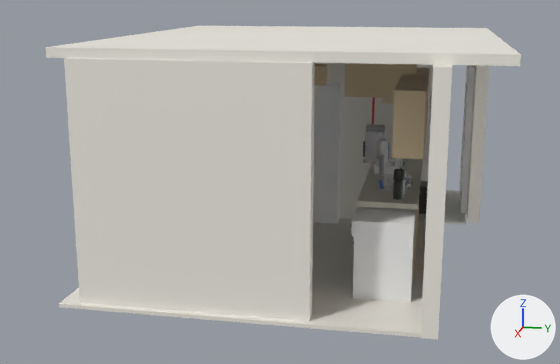
Two versions of the Blender file blend/scene0164_02.blend, one commit apart.
Rendered twice from a 50 mm camera at (10.69, 3.3, 3.12) aimed at (1.26, 1.41, 0.77). The axes (+X, +Y, +Z) are drawn at lower right. The lights are the same throughout. The first picture is the older version.

Script lines for the objects in view, before the commit:
```python
ob_cab_cornerr = bpy.data.objects.new('Cab_CornerR', me_cube_024)
ob_cab_cornerr.location = (3.15, 1.6, 0.44)
ob_ct_cornerr = bpy.data.objects.new('CT_CornerR', me_cube_025)
ob_ct_cornerr.location = (3.15, 1.6, 0.9)
ob_dw_body = bpy.data.objects.new('DW_Body', me_cube_053)
ob_dw_body.location = (2.75, 2.85, 0.42)
ob_floor = bpy.data.objects.new('Floor', me_cube)
ob_floor.location = (1.6, 1.5, -0.02)
ob_fridgebot = bpy.data.objects.new('FridgeBot', me_cube_057)
ob_fridgebot.location = (0.05, 1.7, 0.7)
ob_fridgetop = bpy.data.objects.new('FridgeTop', me_cube_056)
ob_fridgetop.location = (0.05, 1.7, 1.55)
ob_uc_fridge1 = bpy.data.objects.new('UC_Fridge1', me_cube_035)
ob_uc_fridge1.location = (0.15, 2.4, 2.05)
ob_uc_side = bpy.data.objects.new('UC_Side', me_cube_037)
ob_uc_side.location = (0.2, 1.5, 1.8)
ob_wall_openr = bpy.data.objects.new('Wall_OpenR', me_cube_009)
ob_wall_openr.location = (0.05, 2.4, 1.25)
# also in view: 'CT_Sink' at (1.85, 2.85, 0.9); 'Wall_HallL' at (-1.7, 2.0, 1.25); 'Wall_Sink' at (1.5, 3.35, 1.25); 'Door' at (-0.9, 3.78, 1.05); 'UC_SinkR' at (2.4, 3.05, 1.8)
```
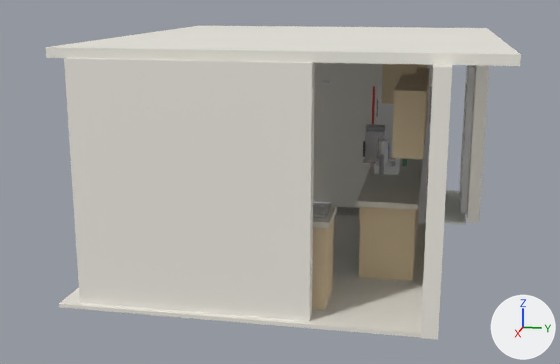
Location of each change, (x1, y1, x2, y2) in pixels of the pictures (560 x 364 px):
'Wall_OpenR', moved
    before: (328, 63, 394, 219)
    after: (331, 68, 383, 208)
'DW_Body', moved (not visible afterwards)
    before: (353, 207, 416, 302)
'FridgeBot', moved
    before: (313, 123, 341, 223)
    after: (377, 122, 430, 223)
'FridgeTop', moved
    before: (314, 84, 342, 138)
    after: (377, 80, 432, 138)
'Cab_CornerR', moved (not visible before)
    after: (312, 219, 334, 310)
'UC_Fridge1', moved (mostly hidden afterwards)
    before: (344, 63, 383, 98)
    after: (417, 64, 427, 68)
'SinkBasin', moved, turned
    before: (379, 175, 413, 190)
    after: (313, 205, 331, 218)
'UC_Side', deleted
    before: (314, 64, 328, 86)
'CT_CornerR', moved (not visible before)
    after: (313, 206, 337, 228)
'UtensilHolder', moved (not visible afterwards)
    before: (393, 180, 403, 200)
'KettleHandle', moved (not visible afterwards)
    before: (393, 169, 405, 181)
'Kettle', moved (not visible afterwards)
    before: (392, 179, 405, 196)
'FaucetNeck', moved (not visible afterwards)
    before: (404, 159, 408, 180)
'Cab_SinkR', unchanged, uncovered by the edit
    before: (413, 210, 417, 273)
    after: (359, 207, 417, 281)
'Wall_Left', unchanged, uncovered by the edit
    before: (315, 63, 328, 64)
    after: (313, 63, 333, 203)

The change, as a list of edits to the scene's bpy script:
```text
Change ob_wall_openr:
    ob_wall_openr.location: (0.05, 2.4, 1.25) -> (-0.543, 2.4, 1.25)
Change ob_cab_cornerr:
    ob_cab_cornerr.location: (3.15, 1.6, 0.44) -> (3.15, 1.864, 0.44)
Change ob_ct_cornerr:
    ob_ct_cornerr.location: (3.15, 1.6, 0.9) -> (3.15, 1.864, 0.9)
Change ob_uc_fridge1:
    ob_uc_fridge1.location: (0.15, 2.4, 2.05) -> (-0.147, 2.896, 2.05)
Remove ob_uc_side:
    ob_uc_side = bpy.data.objects.new('UC_Side', me_cube_037)
    ob_uc_side.location = (0.2, 1.5, 1.8)
Change ob_dw_body:
    ob_dw_body.location: (2.75, 2.85, 0.42) -> (3.108, 1.075, 0.42)
Change ob_fridgetop:
    ob_fridgetop.location: (0.05, 1.7, 1.55) -> (-0.192, 2.894, 1.55)
Change ob_fridgebot:
    ob_fridgebot.location: (0.05, 1.7, 0.7) -> (-0.192, 2.894, 0.7)
Change ob_sinkbasin:
    ob_sinkbasin.location: (1.7, 2.9, 0.88) -> (3.133, 2.011, 0.88)
    ob_sinkbasin.rotation_euler: (0.0, 0.0, 0.0) -> (0.0, 0.0, -1.571)  # degrees (0, 0, 0) -> degrees (0, 0, -90)
Change ob_faucetneck:
    ob_faucetneck.location: (1.7, 3.0, 1.1) -> (3.233, 2.011, 1.1)
Change ob_kettle:
    ob_kettle.location: (2.25, 2.95, 1.02) -> (3.183, 1.461, 1.02)
Change ob_kettlehandle:
    ob_kettlehandle.location: (2.25, 2.95, 1.12) -> (3.183, 1.461, 1.12)
Change ob_utensilholder:
    ob_utensilholder.location: (2.4, 2.95, 1.02) -> (3.183, 1.311, 1.02)
```
